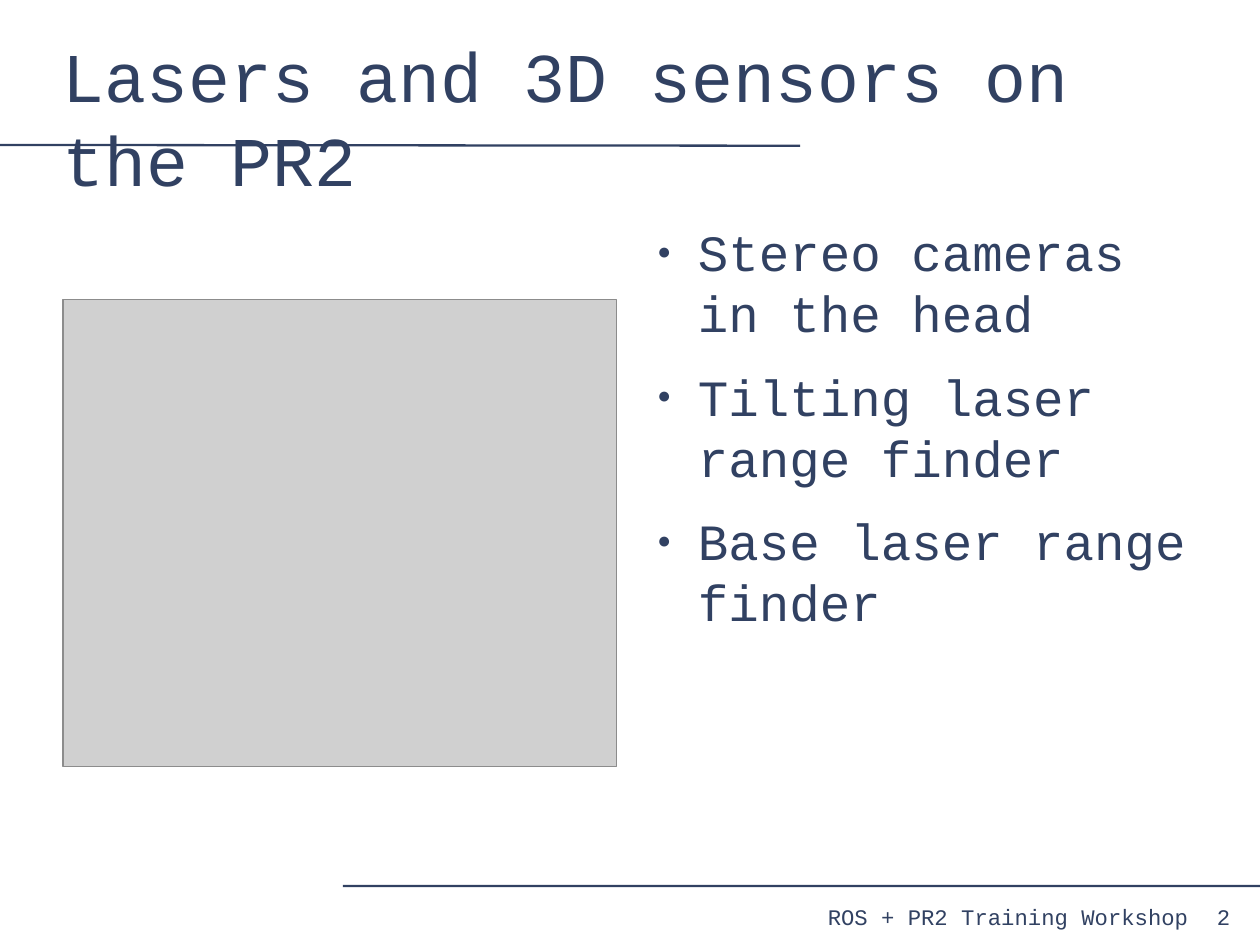
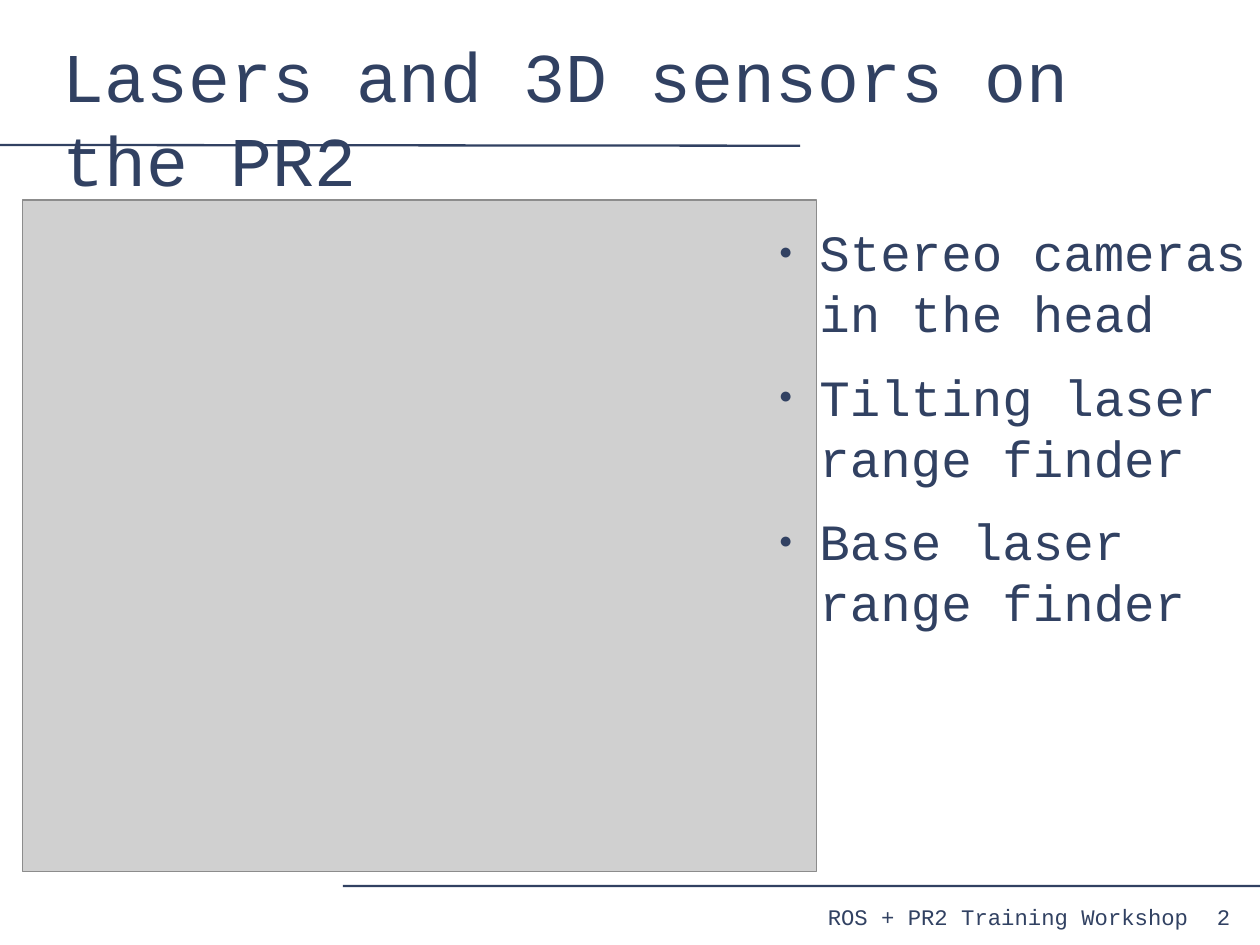
Before and after one commit to PR2/pr2_docs, a slide deck: slide 2 of pr2_training_workshop/processing_laser_data/slides.odp. Drawn at 1260x945 pixels with LibreOffice and Linux fonts; fonts in the diff are those of the drawing; grey boxes stand for pictures. Boxes give left, top, right and bottom in pixels: in the first picture for what was removed or moved away, otherwise in the second. Text is boxed around its words. In the diff, an @@ line names an element or a change of style, - is before the commit and + after.

```diff
--- a/pr2_training_workshop/processing_laser_data/slides.odp
+++ b/pr2_training_workshop/processing_laser_data/slides.odp
@@ picture: place and size @@
-picture at <box>63,300,616,767</box>
+picture at <box>23,200,818,871</box>
@@ text "Stereo cameras in the head" rewrapped from <box>698,237,1185,622</box> to <box>819,237,1246,632</box> @@
```
Also in this commit, not shown: 2 other slides changed, 8 slides added, 1 slide removed.
